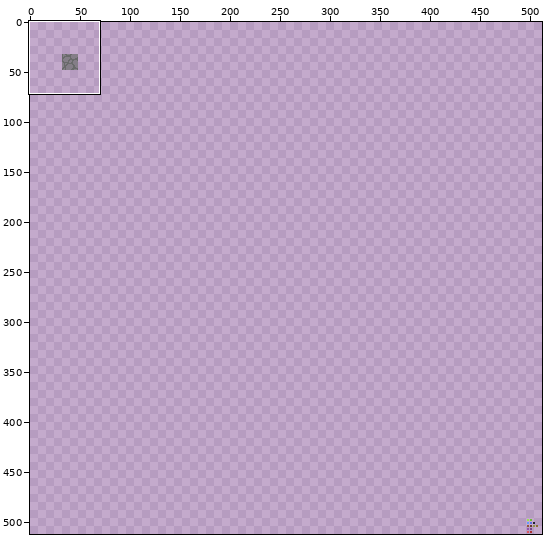
Two versions of one pixel-art file, skyro/ulohy/ui-ux/tileset-2025/tileset.ase. The picture above shows the old version from afar; the outline marks the close-up.
Close-up. Old version:
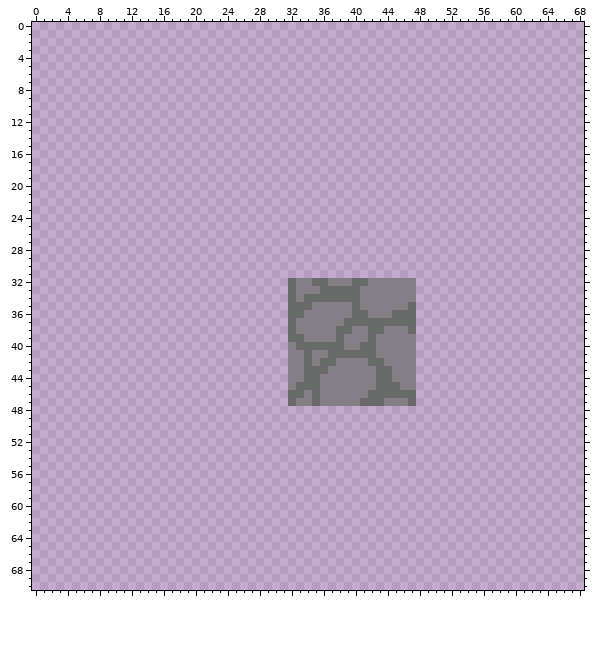
512x512 pixels, 1 frame. Shown: x 0..68, y 0..70. The commit also changed other parts of the picture, which this record leaves out.
Now the later version:
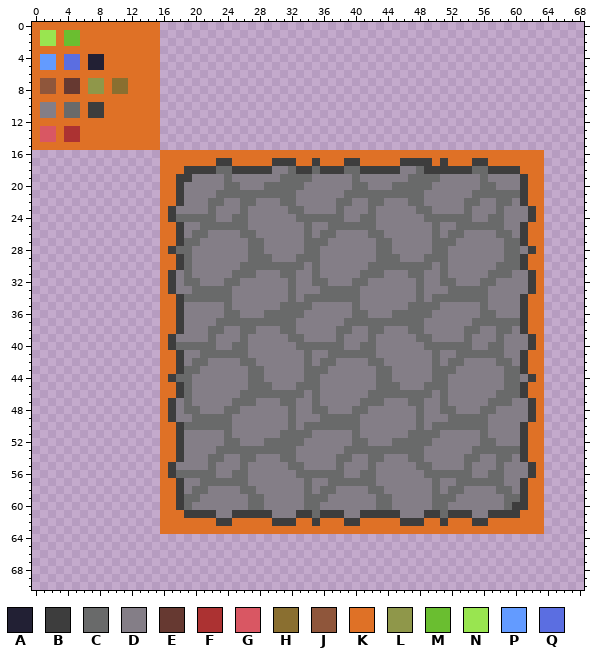
Palette (. is transparent): A #222034  B #3d3d3d  C #696a6a  D #847e87  E #663931  F #ac3232  G #d95763  H #8a6f30  J #8f563b  K #df7126  L #8f974a  M #6abe30  N #99e550  P #639bff  Q #5b6ee1
Change:
Changed rows in their new state; - is an unchanged pixel.
Layers "Main Layer", "Help Layer":
first column x 0:
 0 KKKKKKKKKKKKKKKK------------------------------------------------
 1 KNNKMMKKKKKKKKKK------------------------------------------------
 2 KNNKMMKKKKKKKKKK------------------------------------------------
 3 KKKKKKKKKKKKKKKK------------------------------------------------
 4 KPPKQQKAAKKKKKKK------------------------------------------------
 5 KPPKQQKAAKKKKKKK------------------------------------------------
 6 KKKKKKKKKKKKKKKK------------------------------------------------
 7 KJJKEEKLLKHHKKKK------------------------------------------------
 8 KJJKEEKLLKHHKKKK------------------------------------------------
 9 KKKKKKKKKKKKKKKK------------------------------------------------
10 KDDKCCKBBKKKKKKK------------------------------------------------
11 KDDKCCKBBKKKKKKK------------------------------------------------
12 KKKKKKKKKKKKKKKK------------------------------------------------
13 KGGKFFKKKKKKKKKK------------------------------------------------
14 KGGKFFKKKKKKKKKK------------------------------------------------
15 KKKKKKKKKKKKKKKK------------------------------------------------
16 ----------------KKKKKKKKKKKKKKKKKKKKKKKKKKKKKKKKKKKKKKKKKKKKKKKK
17 ----------------KKKKKKKBBKKKKKBBBKKBKKKBBKKKKKBBBBKBKKKBBKKKKKKK
18 ----------------KKKBBBBCCBBBBBDDCBBCBBBCCBBBBBDDCBBBBBBCCBBBBKKK
19 ----------------KKBBDDDDCDDDDDDCCCCDDDDDCDDDDDDCCCCDDDDDCDDDDBKK
20 ----------------KKBDDDDDCCDDDCCCCCDDDDDDCCDDDCCCCCDDDDDDCCDDDBKK
21 ----------------KKBDDDDCCCCCCCCCCDDDDDDCCCCCCCCCCDDDDDDCCCCCCBKK
22 ----------------KKBDDDCCDDCCDDDCCDDDDDCCDDCCDDDCCDDDDDCCDDCCDBKK
23 ----------------KBDDDDCDDDCDDDDDCCDDDDCDDDCDDDDDCCDDDDCDDDCDDDBK
24 ----------------KBCCCCCDDCCDDDDDDCCCCCCDDCCDDDDDDCCCCCCDDCCDDDBK
25 ----------------KKBDDCCCCCCDDDDDDDCDDCCCCCCDDDDDDDCDDCCCCCCDDBKK
26 ----------------KKBDCCDDDDCCDDDDDDCDCCDDDDCCDDDDDDCDCCDDDDCCDBKK
27 ----------------KKBCCDDDDDDCCDDDDDCCCDDDDDDCCDDDDDCCCDDDDDDCCBKK
28 ----------------KBCCDDDDDDDCCDDDDDCCDDDDDDDCCDDDDDCCDDDDDDDCCDBK
29 ----------------KKBCDDDDDDDCCCDDDCCCDDDDDDDCCCDDDCCCDDDDDDDCCBKK
30 ----------------KKBCDDDDDDCCCCCCCCDCDDDDDDCCCCCCCCDCDDDDDDCCCBKK
31 ----------------KBDCDDDDDCCCDDDCCDDCDDDDDCCCDDDCCDDCDDDDDCCCDDBK
32 ----------------KBDCCDDDCCDDDDDD----------------CDDCCDDDCCDDDDBK
33 ----------------KBDDCCCCCDDDDDDD----------------CDDDCCCCCDDDDDBK
34 ----------------KKBCCCCCCDDDDDDD----------------CDCCCCCCCDDDDBKK
35 ----------------KKBDDDDDCDDDDDDC----------------CCCDDDDDCDDDDBKK
36 ----------------KKBDDDDDCCDDDCCC----------------CCDDDDDDCCDDDBKK
37 ----------------KKBDDDDCCCCCCCCC----------------CDDDDDDCCCCCCBKK
38 ----------------KKBDDDCCDDCCDDDC----------------CDDDDDCCDDCCDBKK
39 ----------------KBDDDDCDDDCDDDDD----------------CCDDDDCDDDCDDDBK
40 ----------------KBCCCCCDDCCDDDDD----------------DCCCCCCDDCCDDDBK
41 ----------------KKBDDCCCCCCDDDDD----------------DDCDDCCCCCCDDBKK
42 ----------------KKBDCCDDDDCCDDDD----------------DDCDCCDDDDCCDBKK
43 ----------------KKBCCDDDDDDCCDDD----------------DDCCCDDDDDDCCBKK
44 ----------------KBCCDDDDDDDCCDDD----------------DDCCDDDDDDDCCDBK
45 ----------------KKBCDDDDDDDCCCDD----------------DCCCDDDDDDDCCBKK
46 ----------------KKBCDDDDDDCCCCCC----------------CCDCDDDDDDCCCBKK
47 ----------------KBDCDDDDDCCCDDDC----------------CDDCDDDDDCCCDDBK
48 ----------------KBDCCDDDCCDDDDDDCDDCCDDDCCDDDDDDCDDCCDDDCCDDDDBK
49 ----------------KBDDCCCCCDDDDDDDCDDDCCCCCDDDDDDDCDDDCCCCCDDDDDBK
50 ----------------KKBCCCCCCDDDDDDDCDCCCCCCCDDDDDDDCDCCCCCCCDDDDBKK
51 ----------------KKBDDDDDCDDDDDDCCCCDDDDDCDDDDDDCCCCDDDDDCDDDDBKK
52 ----------------KKBDDDDDCCDDDCCCCCDDDDDDCCDDDCCCCCDDDDDDCCDDDBKK
53 ----------------KKBDDDDCCCCCCCCCCDDDDDDCCCCCCCCCCDDDDDDCCCCCCBKK
54 ----------------KKBDDDCCDDCCDDDCCDDDDDCCDDCCDDDCCDDDDDCCDDCCDBKK
55 ----------------KBDDDDCDDDCDDDDDCCDDDDCDDDCDDDDDCCDDDDCDDDCDDDBK
56 ----------------KBCCCCCDDCCDDDDDDCCCCCCDDCCDDDDDDCCCCCCDDCCDDDBK
57 ----------------KKBDDCCCCCCDDDDDDDCDDCCCCCCDDDDDDDCDDCCCCCCDDBKK
58 ----------------KKBDCCDDDDCCDDDDDDCDCCDDDDCCDDDDDDCDCCDDDDCCDBKK
59 ----------------KKBCCDDDDDDCCDDDDDCCCDDDDDDCCDDDDDCCCDDDDDDCCBKK
60 ----------------KKBCDDDDDDDCCDDDDDCCDDDDDDDCCDDDDDCCDDDDDDDCBBKK
61 ----------------KKKBBBBDDBBBBBDDDBBCBBBDDBBBBBDDDBBCBBBDDBBBBKKK
62 ----------------KKKKKKKBBKKKKKBBBKKBKKKBBKKKKKBBBKKBKKKBBKKKKKKK
63 ----------------KKKKKKKKKKKKKKKKKKKKKKKKKKKKKKKKKKKKKKKKKKKKKKKK
Pixel boxes of the changes (left, top, right, bottom) in both close-ups:
added: (32, 22, 544, 534)
